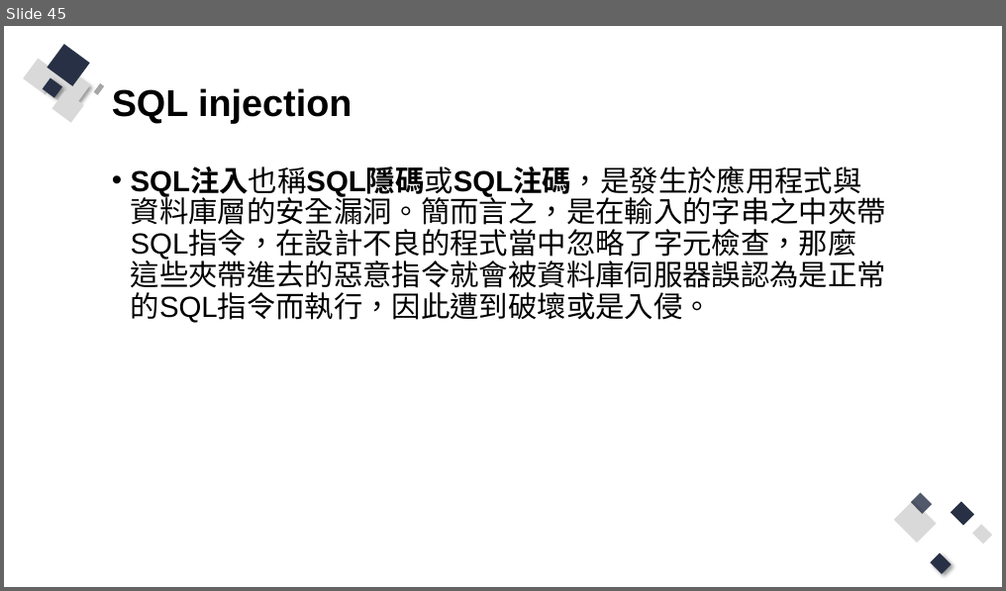
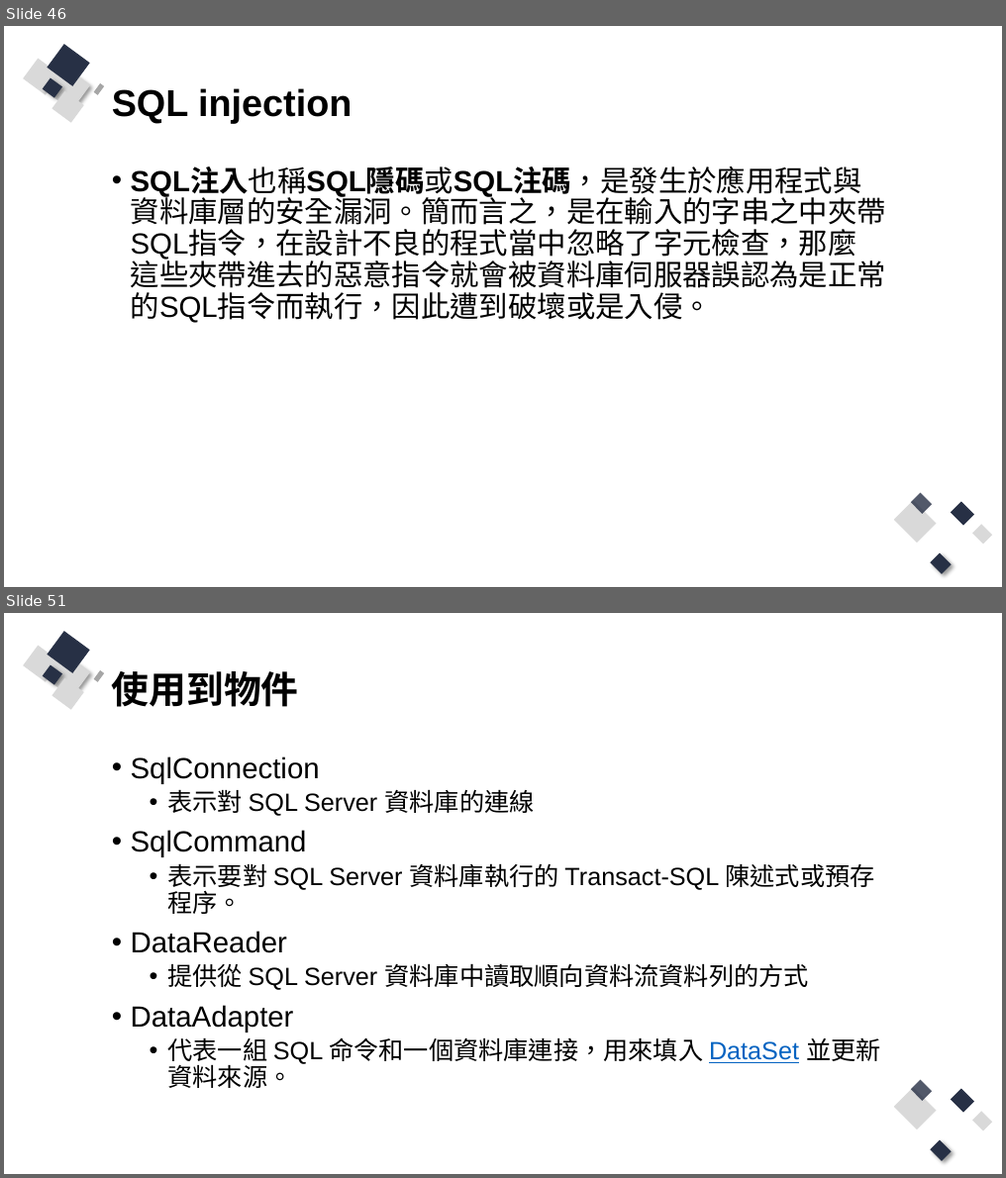
Before and after one commit to Q81JIAXIONG/-, a slide deck: 投影片/3.網站程式與資料庫溝通、互動.pptx. Shown one above the other, each under a label of ours: slide 45 before the commit, slides 46 and 51 after it; the slides between them are not shown. The pictures are 1006x591 and 1006x1178 pixels, drawn with LibreOffice and Linux fonts; fonts in the diff are those of the drawing. Boxes give left, top, right and bottom in pixels: in the first picture for what was removed or moved away, otherwise in the second. Text is boxed around its words. In the diff, an @@ line names an element or a change of style, - is before the commit and + after.

```diff
--- a/投影片/3.網站程式與資料庫溝通、互動.pptx
+++ b/投影片/3.網站程式與資料庫溝通、互動.pptx
@@ slide 51 added at (4,613,1002,1174), background #FFFFFF; not listed: 13 template elements that a slide beside it also shows @@
@@ title added at (112,671,299,707), 36 pt, text #000000, bold @@
+使用到物件
@@ text added at (131,757,881,1088), 24 pt, text #000000 @@
+• SqlConnection
+  • 表示對 SQL Server 資料庫的連線
+• SqlCommand
+  • 表示要對 SQL Server 資料庫執行的 Transact-SQL 陳述式或預存程序。
+• DataReader
+  • 提供從 SQL Server 資料庫中讀取順向資料流資料列的方式
+• DataAdapter
+  • 代表一組 SQL 命令和一個資料庫連接，用來填入 DataSet 並更新資料來源。
@@ what was slide 45 is now slide 46 @@
```
Also in this commit, not shown: 6 slides changed, 10 other slides added, 7 slides removed, 11 other files.
